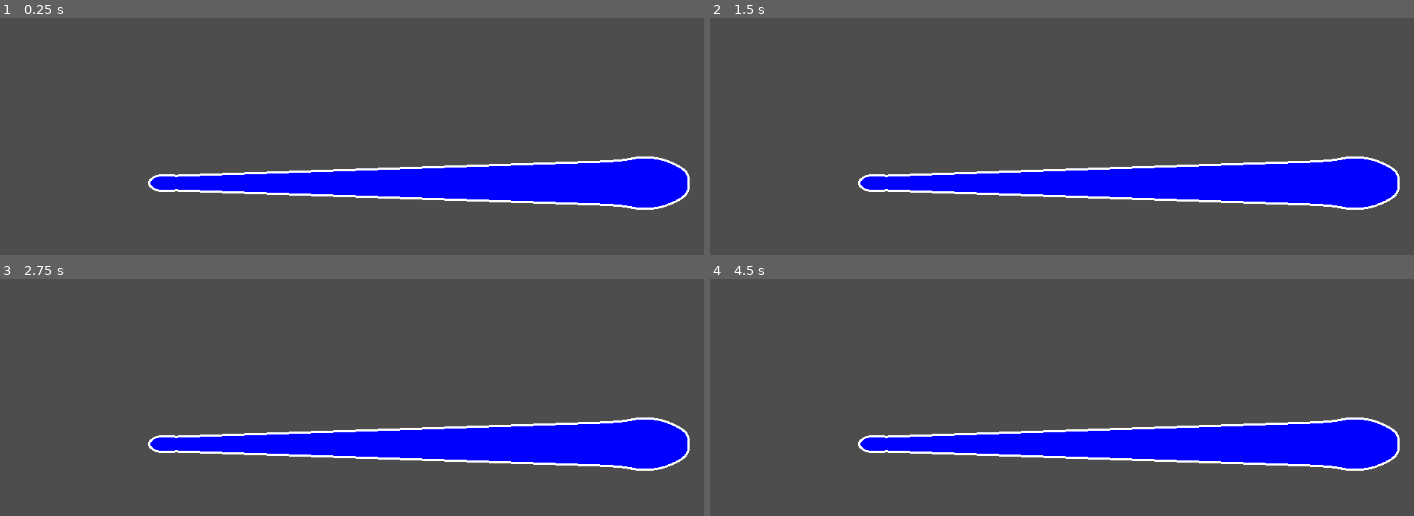
Above: before the commit, frames 1-4 (two rows, left to right).
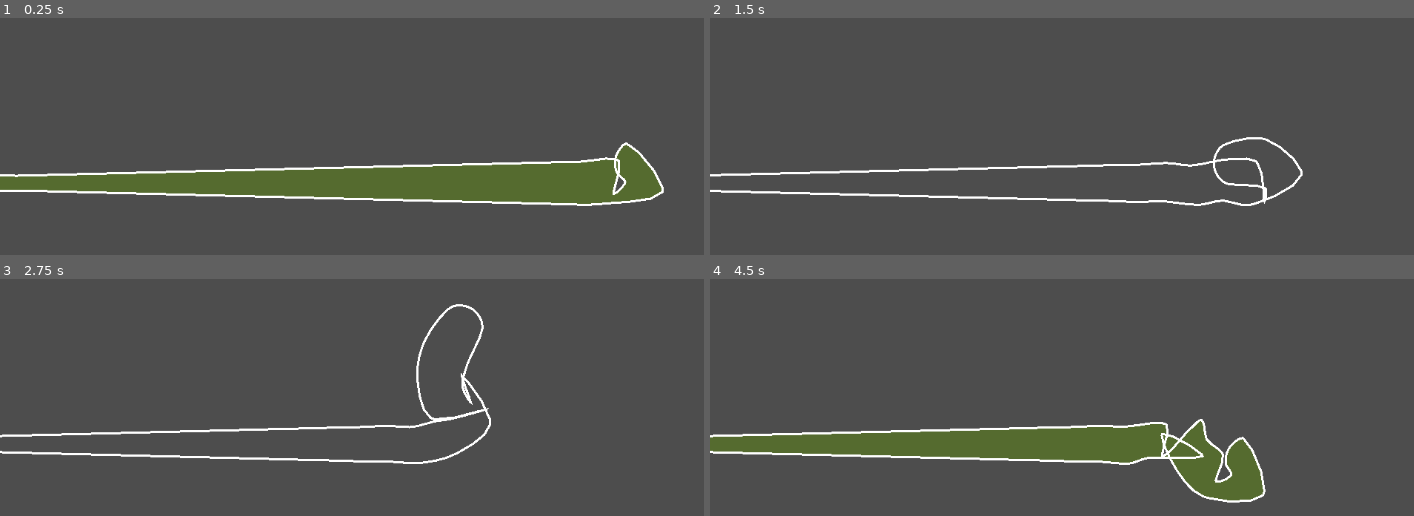
Above: after the commit, the same moments.

Repository: macodeth/ProceduralAnimation
Game: Godot game, scene res://scenes/snake.tscn
Two runs of this game, one before a commit and one after it. Both use one fixed random seed, a clock stepped at 60 frames per second and the inputs below.
Inputs (mouse positions are in pixels of both pictures, inside the frame that each line leads up to):
- Up to frame 1 (0.25 s): no input
- Up to frame 2 (1.5 s): move the mouse to (1287, 127) at 0.52 s; tap Enter at 1.25 s; move the mouse to (949, 179) at 1.27 s
- Up to frame 3 (2.75 s): move the mouse to (478, 297) at 2.02 s
- Up to frame 4 (4.5 s): move the mouse to (outside the picture) at 2.77 s; move the mouse to (1350, 494) at 3.52 s; move the mouse to (871, 333) at 4.27 s

The runs differ from the first frame. In frame 1, 14% of the frame differs, in the area x 0-99%, y 52-82%; in frame 2, 13%; in frame 3, 13%; in frame 4, 16%, in the area x 0-99%, y 58-95%.

Commit message:
+ snake movement

Diff:
--- a/scenes/snake.gd
+++ b/scenes/snake.gd
@@ -2,46 +2,41 @@
 
 extends Node2D
 
-var tension: float = 0.5
-var distance_constraint: float = 30
-var angle_constraint: float = PI / 4
-var acceleration := Vector2(0, 0)
-var velocity := Vector2(1, 0)
+var velocity := Vector2(20, 0)
+var speed: float = 5
 # center points
-var points: PackedVector2Array = []
 # size from head to tail
-var sizes: PackedFloat32Array = [30, 35, 31, 29, 28, 27, 26, 25, 24, 23, 22, 21, 20, 19, 18, 17, 16, 15, 14, 13, 12, 11, 10, 9]
+var chain: Chain = null
+var polygon_points: PackedVector2Array = []
 
 func _ready() -> void:
+	var points: PackedVector2Array = []
+	var sizes: PackedFloat32Array = [30, 33, 31, 29, 28, 27, 26, 25, 24, 23, 22, 21, 20, 19, 18, 17, 16, 15, 14, 13, 12, 11, 10, 9]
+	var distance_constraint := 40
+	var angle_constraint := PI / 4
 	points.resize(len(sizes))
 	for i in range(len(sizes)):
 		points[i] = Vector2(900 - i * distance_constraint, 400)
+	chain = Chain.new(points, sizes, distance_constraint, angle_constraint, 0.5)
 
 func _draw() -> void:
-	var border_points := get_border_points()
-	var polygon_points := CatmullRom.get_polygon_points(border_points, tension)
-	draw_colored_polygon(polygon_points, Color.BLUE)
+	var border_points := chain.get_border_points(velocity)
+	polygon_points = CatmullRom.get_polygon_points(border_points, chain.tension)
+	draw_colored_polygon(polygon_points, Color.DARK_OLIVE_GREEN)
 	draw_polyline(polygon_points, Color.WHITE, 3)
+	#for point in border_points:
+		#draw_circle(point, 2, Color.RED)
+	#for i in range(len(chain.points)):
+		#draw_circle(chain.points[i], chain.sizes[i], Color.BLUE, false)
 
-func get_border_points() -> PackedVector2Array:
-	var result: PackedVector2Array = []
-	var direction := velocity.normalized() * sizes[0]
-	result.append(points[0] + direction)
-	result.append(points[0] + direction.rotated(PI / 6))
-	result.append(points[0] + direction.rotated(PI / 2))
-	var lst: PackedVector2Array = []
-	for i in range(1, len(points)):
-		var dir := (points[i - 1] - points[i]).normalized() * sizes[i]
-		result.append(points[i] + dir.rotated(PI / 2))
-		if i == len(points) - 1:
-			result.append(points[i] + dir.rotated(PI))
-		lst.append(points[i] + dir.rotated(-PI / 2))
+func _process(_delta: float) -> void:
+	queue_redraw()
 
-
-	for i in range(len(lst)):
-		result.append(lst[len(lst) - 1 - i])
-
-	result.append(points[0] + direction.rotated(-PI / 2))
-	result.append(points[0] + direction.rotated(-PI / 6))
-
-	return result
+func _physics_process(_delta: float) -> void:
+	var mouse_pos := get_local_mouse_position()
+	if mouse_pos.distance_to(chain.points[0]) < 50:
+		return
+	var direction := chain.points[0].direction_to(mouse_pos)
+	var angle := clampf(velocity.angle_to(direction), -PI / 8, PI / 8)
+	velocity = velocity.rotated(angle).normalized() * speed
+	chain.resolve(chain.points[0] + velocity)
--- a/utils/catmull_rom.gd
+++ b/utils/catmull_rom.gd
@@ -9,6 +9,7 @@
 	for i in range(len(curve_points) - 3):
 		var tmp := CatmullRom.get_spline_points(curve_points[i], curve_points[i + 1], curve_points[i + 2], curve_points[i + 3], tension)
 		draw_points.append_array(tmp)
+	draw_points.append(points[0])
 	return draw_points
 
 ## Generate all points needed to draw a spline from p1 to p2 (exclude p2)
@@ -28,7 +29,7 @@
 	var draw_points: PackedVector2Array = []
 	while t < 1.0:
 		draw_points.append(a * t * t * t + b * t * t + c * t + d)
-		t += 0.1
+		t += 0.3
 	return draw_points
 
 ## generate 4 knot values based on tension,
--- a/utils/chain.gd
+++ b/utils/chain.gd
@@ -1,4 +1,50 @@
 class_name Chain
 
-func _init() -> void:
-	pass
+var points: PackedVector2Array = []
+var sizes: PackedFloat32Array = []
+var distance_constraint: float = 0
+var angle_constraint: float = 0
+var tension: float = 0.5
+
+func _init(p: PackedVector2Array,
+	s: PackedFloat32Array,
+	d: float,
+	a: float,
+	t: float) -> void:
+	points = p
+	sizes = s
+	distance_constraint = d
+	angle_constraint = a
+	tension = t
+
+func get_border_points(velocity: Vector2) -> PackedVector2Array:
+	var result: PackedVector2Array = []
+	var direction := velocity.normalized() * sizes[0]
+	result.append(points[0] + direction)
+	result.append(points[0] + direction.rotated(PI / 6))
+	result.append(points[0] + direction.rotated(PI / 3))
+	var lst: PackedVector2Array = []
+	for i in range(1, len(points)):
+		var dir := points[i].direction_to(points[i - 1]) * sizes[i]
+		result.append(points[i] + dir.rotated(PI / 2))
+		if i == len(points) - 1:
+			result.append(points[i] + dir.rotated(PI))
+		lst.append(points[i] + dir.rotated(-PI / 2))
+
+
+	for i in range(len(lst)):
+		result.append(lst[len(lst) - 1 - i])
+
+	result.append(points[0] + direction.rotated(-PI / 3))
+	result.append(points[0] + direction.rotated(-PI / 6))
+
+	return result
+
+func test_polygon() -> bool:
+	return true
+
+func resolve(head: Vector2) -> void:
+	points[0] = head
+	for i in range(1, len(points)):
+		var direction := points[i].direction_to(points[i - 1]) * distance_constraint
+		points[i] = points[i - 1] - direction
